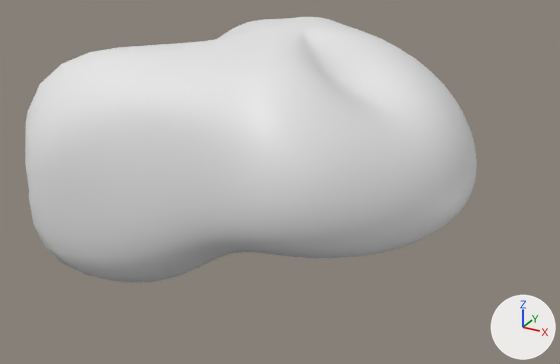
The FBX model Assets/Resources/Art/Models/Environment/Cave/SM_SkyDome.fbx as it was, and as the next commit left it.
Camera for both pictures: a 50 mm camera at (726.0, -1363.0, 662.0) aimed at (-49.0, 45.0, -43.0). Arrows for +X, +Y and +Z are at lower right; the lights stay in place. Where no turn or scale is listed for an object, it has been applied to the vertices.
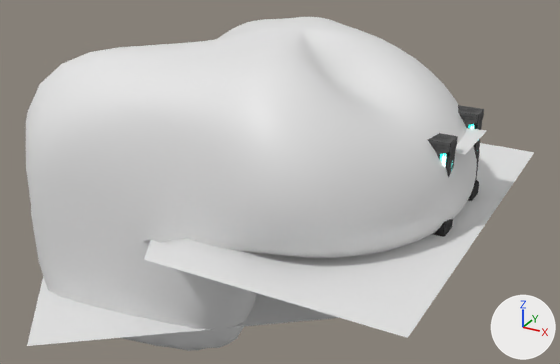
Where the newer file only moved an object's origin or applied its transform, the numbers keep the older frame.

Pixel boxes [x1, y1, x2, y2] of what changed, in the pictures (560 x 364 px):
'Sphere', reshaped, turned, rescaled: before [25, 17, 477, 282]; after [26, 17, 477, 351]
'Plane.001', added: after [27, 143, 534, 346]
'SM_PIllar2', added: after [428, 133, 458, 237]
'SM_PIllar2.001', added: after [458, 105, 484, 201]
'Plane', added: after [455, 128, 486, 155]

What changed in the scene script:
```text
Add img_t_pillar2_e_png:
    img_t_pillar2_e_png = load_image('T_Pillar2_E.png', '../../../Textures/Pillar/T_Pillar2_E.png', 2048, 2048, 'sRGB')
Add img_t_pillar2_d_png:
    img_t_pillar2_d_png = load_image('T_Pillar2_D.png', '../../../Textures/Pillar/T_Pillar2_D.png', 2048, 2048, 'sRGB')
Add mat_pillar1_initialshadinggroup_001:
    mat_pillar1_initialshadinggroup_001 = bpy.data.materials.new('Pillar1:initialShadingGroup_001')
    # uses the picture img_t_pillar2_d_png
    # uses the picture img_t_pillar2_e_png
Add mat_lava:
    mat_lava = principled_material('Lava')
    mat_lava.base_color = (0.8, 0.8, 0.8)  # white #e7e7e7
Add mat_lava_001:
    mat_lava_001 = principled_material('Lava.001')
    mat_lava_001.base_color = (0.8, 0.8, 0.8)  # white #e7e7e7
Change me_mesh:
    used by ob_sphere; location = (0.0, 0.0, 0.0); scale = (-292.0, -292.0, -292.0)
    remove me_mesh.from_pydata(...)  # 1807 vertices, 1769 faces; spans x -1.33..2.08, y -1.35..1.2, z -1.09..0.88
    add me_mesh.from_pydata(...)  # 1807 vertices, 1769 faces; spans x -606.96..387.83, y -338.94..318.65, z -393.88..351.25
    me_mesh part 1: 1807 of 1807 vertices moved; they spanned x -1.33..2.08, y -1.35..1.2, z -1.09..0.88 and now span x -606.96..387.83, y -338.94..318.65, z -393.88..351.25; mean shift (-8.2, 61.4, -30.45); largest move (1.95, -0.06, 0.47) -> (-568.22, -252.78, -17.48)
Add me_sm_pillar2:
    me_sm_pillar2.from_pydata(...)  # 196 vertices, 193 faces; spans x 252.0..392.0, y -98.0..-34.0, z -40.0..171.0
    me_sm_pillar2.materials.append(mat_pillar1_initialshadinggroup_001)
Add me_sm_pillar2_001:
    me_sm_pillar2_001.from_pydata(...)  # 196 vertices, 193 faces; spans x 252.0..392.0, y 80.0..144.0, z -40.0..171.0
    me_sm_pillar2_001.materials.append(mat_pillar1_initialshadinggroup_001)
Add me_plane:
    me_plane.from_pydata(...)  # 16 vertices, 7 faces; spans x 296.0..388.0, y -50.0..95.0, z -45.0..140.0
    me_plane.materials.append(mat_lava)  # white #e7e7e7
Add me_plane_001:
    me_plane_001.from_pydata(...)  # 177 vertices, 142 faces; spans x -750.0..428.0, y -491.0..491.0, z -288.0..1.0
    me_plane_001.materials.append(mat_lava_001)  # white #e7e7e7
Change ob_sphere:
    ob_sphere.scale: (-292.0, -292.0, -292.0) -> (1.0, 1.0, 1.0)
    ob_sphere.rotation_euler: (0.0, 0.0, 0.0) -> (1.571, 0.0, 0.0)  # degrees (0, 0, 0) -> degrees (90, 0, 0)
Add ob_sm_pillar2:
    ob_sm_pillar2 = bpy.data.objects.new('SM_PIllar2', me_sm_pillar2)
    ob_sm_pillar2.location = (0.0, 0.0, 0.0)
Add ob_sm_pillar2_001:
    ob_sm_pillar2_001 = bpy.data.objects.new('SM_PIllar2.001', me_sm_pillar2_001)
    ob_sm_pillar2_001.location = (0.0, 0.0, 0.0)
Add ob_plane:
    ob_plane = bpy.data.objects.new('Plane', me_plane)
    ob_plane.location = (0.0, 0.0, 0.0)
Add ob_plane_001:
    ob_plane_001 = bpy.data.objects.new('Plane.001', me_plane_001)
    ob_plane_001.location = (0.0, 0.0, 0.0)
```
